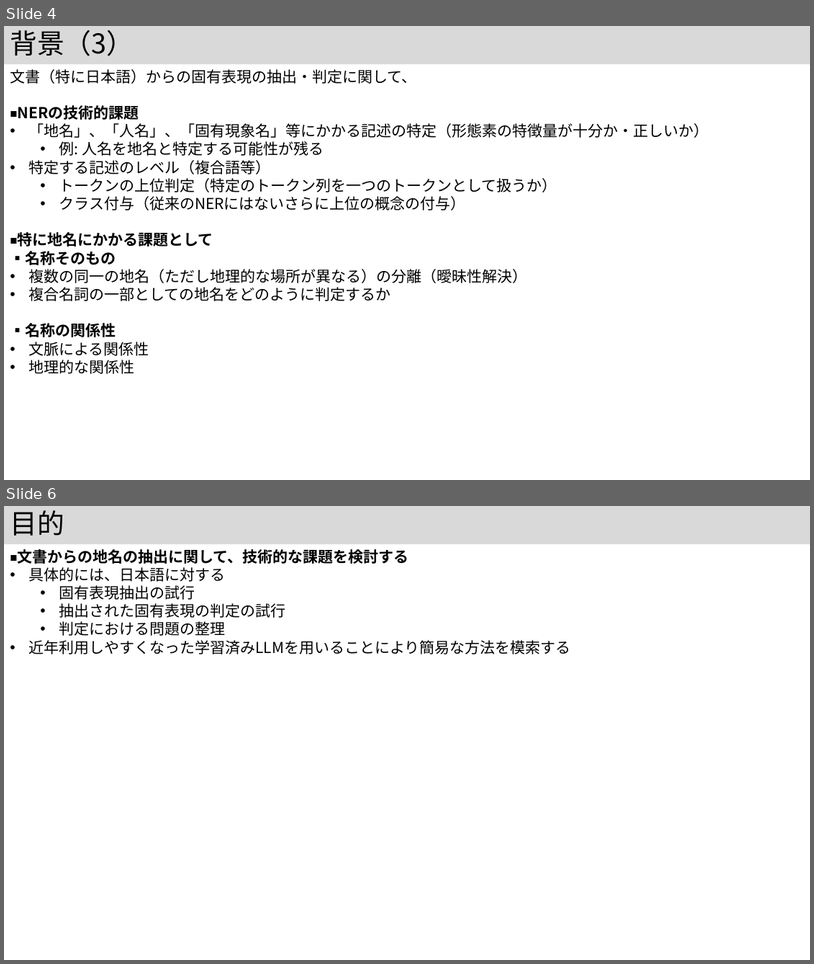
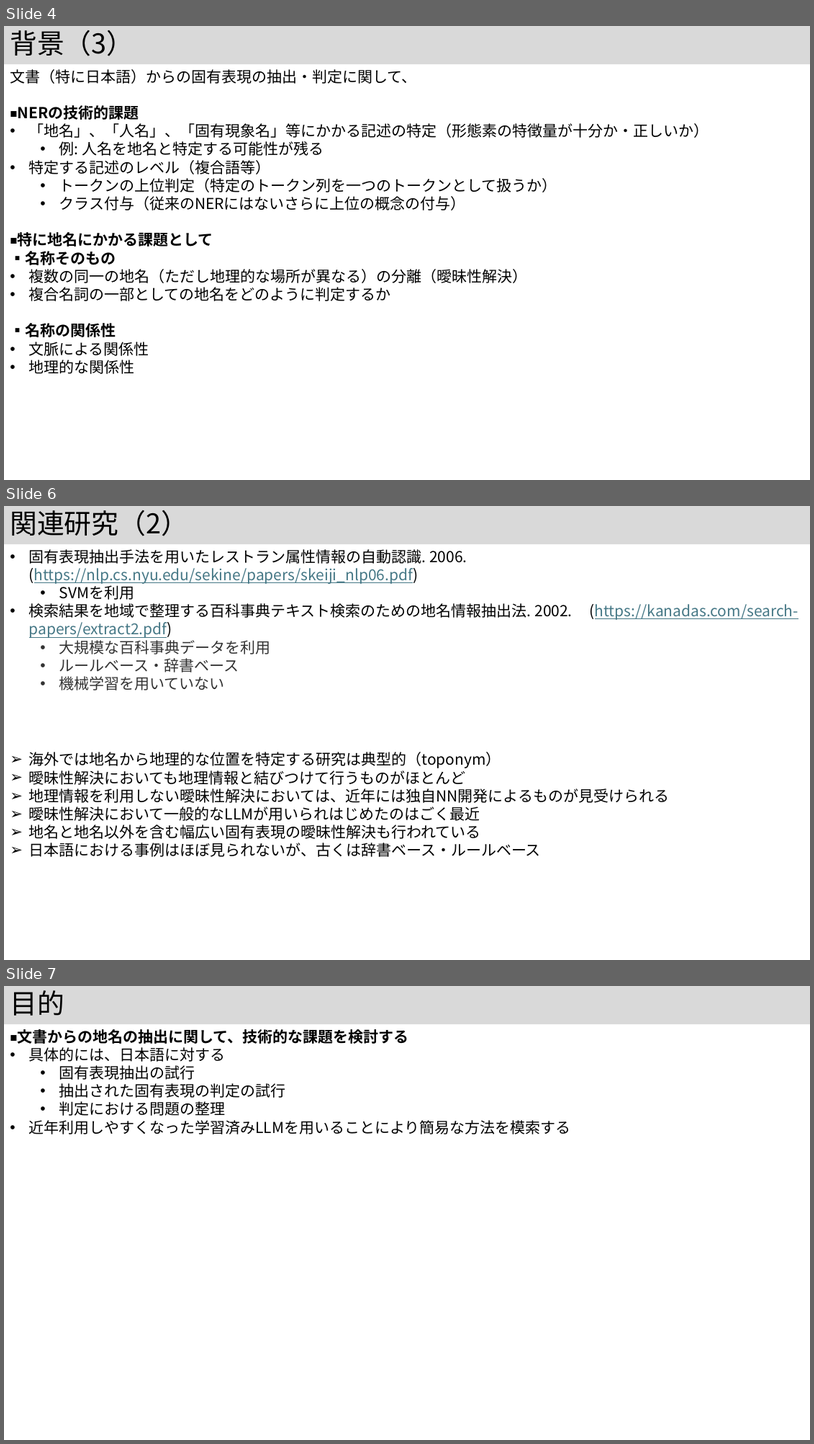
Before and after one commit to kouamano/nihongo-region-name-extract, a slide deck: jsik2026taikai.pptx. Shown one above the other, each under a label of ours: slides 4 and 6 before the commit, slides 4, 6 and 7 after it; the slides between them are not shown. The pictures are 814x964 and 814x1444 pixels, drawn with LibreOffice and Linux fonts; fonts in the diff are those of the drawing. Boxes give left, top, right and bottom in pixels: in the first picture for what was removed or moved away, otherwise in the second. Text is boxed around its words. In the diff, an @@ line names an element or a change of style, - is before the commit and + after.

```diff
--- a/jsik2026taikai.pptx
+++ b/jsik2026taikai.pptx
@@ slide 6 added at (4, 506, 810, 960), background #FFFFFF @@
@@ title added at (4, 506, 810, 544), fill #D9D9D9, 32.4 pt, text #000000 @@
+関連研究（2）
@@ text added at (29, 549, 572, 690), 18 pt, text #467886 @@
+• 固有表現抽出手法を用いたレストラン属性情報の自動認識. 2006. (https://nlp.cs.nyu.edu/sekine/papers/skeiji_nlp06.pdf)
+  • SVMを利用
+• 検索結果を地域で整理する百科事典テキスト検索のための地名情報抽出法. 2002. (https://kanadas.com/search-papers/extract2.pdf)
+  • 大規模な百科事典データを利用
+  • ルールベース・辞書ベース
+  • 機械学習を用いていない
@@ text added at (29, 752, 670, 857), 18 pt, text #000000 @@
+➢ 海外では地名から地理的な位置を特定する研究は典型的（toponym）
+➢ 曖昧性解決においても地理情報と結びつけて行うものがほとんど
+➢ 地理情報を利用しない曖昧性解決においては、近年には独自NN開発によるものが見受けられる
+➢ 曖昧性解決において一般的なLLMが用いられはじめたのはごく最近
+➢ 地名と地名以外を含む幅広い固有表現の曖昧性解決も行われている
+➢ 日本語における事例はほぼ見られないが、古くは辞書ベース・ルールベース
@@ what was slide 6 is now slide 7 @@
```
Also in this commit, not shown: 3 slides changed, 1 slide removed, 1 other file.
